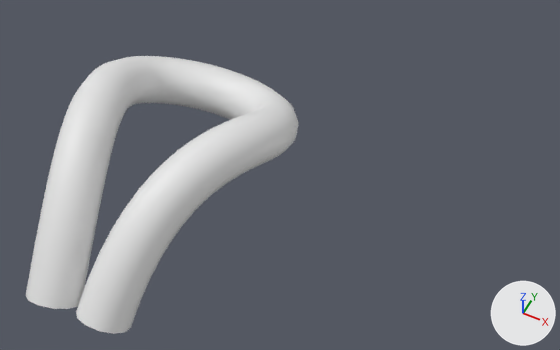
The Blender file src/assets/chain-stitch.blend as it was, and as the next commit left it.
Camera for both pictures: a 50 mm lens placed at (0.0187, -0.0315, 0.034), pointed at (0.0061, -0.0063, 0.0026). The axes (+X, +Y, +Z) are drawn at lower right. The lights are the same throughout.
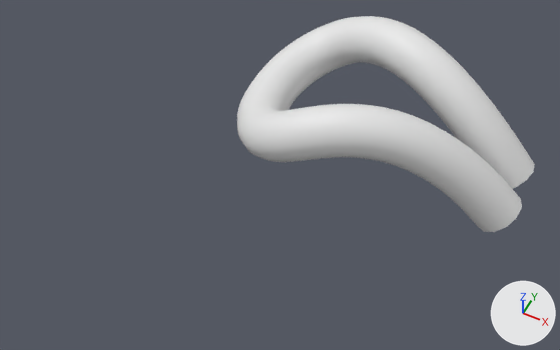
Where the change shows, as pixel boxes [x1, y1, x2, y2] in the pictures (560 x 350 px):
```json
{"object": "NurbsPath", "change": "reshaped", "before": [25, 56, 298, 334], "after": [237, 16, 535, 232], "on screen": "9% wider, 22% shorter"}
```

The change, as JSON lines over the scene's bpy script:
```json
{"block": "cu_nurbspath", "where": "_sp = cu_nurbspath.splines.new('NURBS'); _sp.points.add(6)"}
{"op": "remove", "block": "cu_nurbspath", "code": "_sp.points.foreach_set('co', [-0.00151, -0.0171, 0.0, 1.0, -0.00248, -0.0103, 0.00769, 1.0, -0.00802, -0.00337, 0.00222, 1.0, -0.0000812, 0.000852, 0.0019, 1.0, 0.00804, -0.0033, 0.0022, 1.0, 0.0019, -0.0103, 0.00762, 1.0, 0.00151, -0.017, 0.0000556, 1.0])"}
{"op": "add", "block": "cu_nurbspath", "code": "_sp.points.foreach_set('co', [0.0172, 0.00161, 0.000203, 1.0, 0.0106, 0.00199, 0.00776, 1.0, 0.00431, 0.00813, 0.0022, 1.0, 0.000162, 0.0000101, 0.0019, 1.0, 0.00439, -0.00793, 0.00222, 1.0, 0.0105, -0.00238, 0.00784, 1.0, 0.0174, -0.00141, 0.000145, 1.0])"}
```
